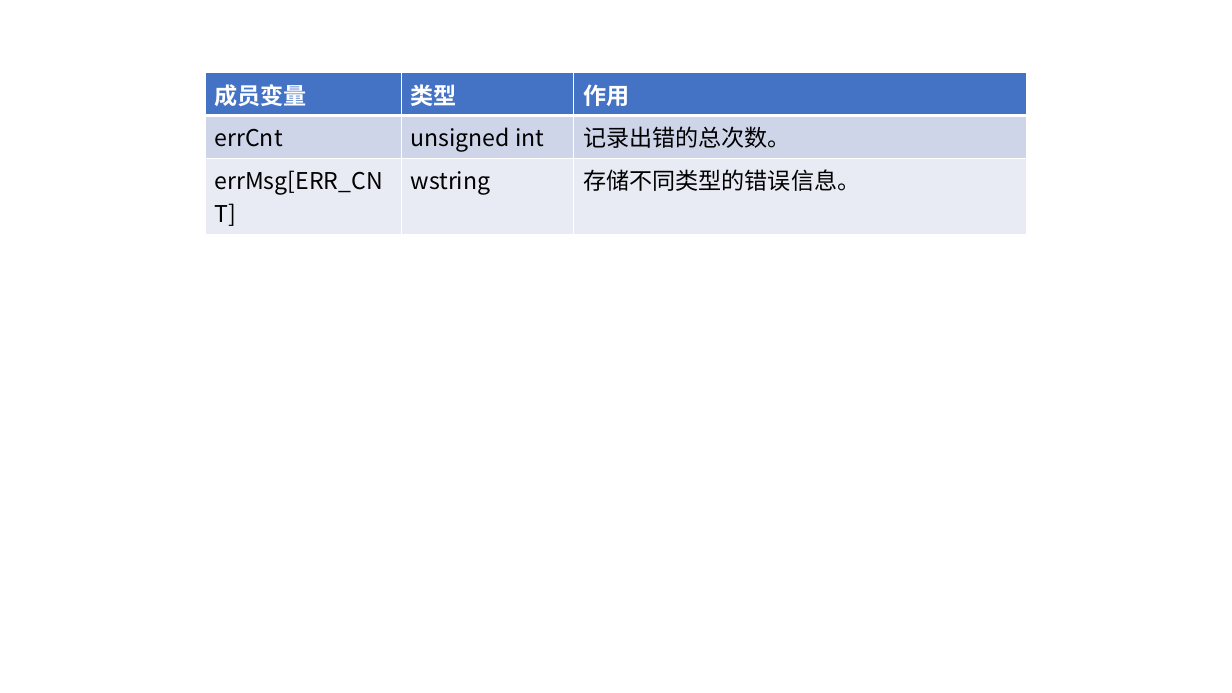
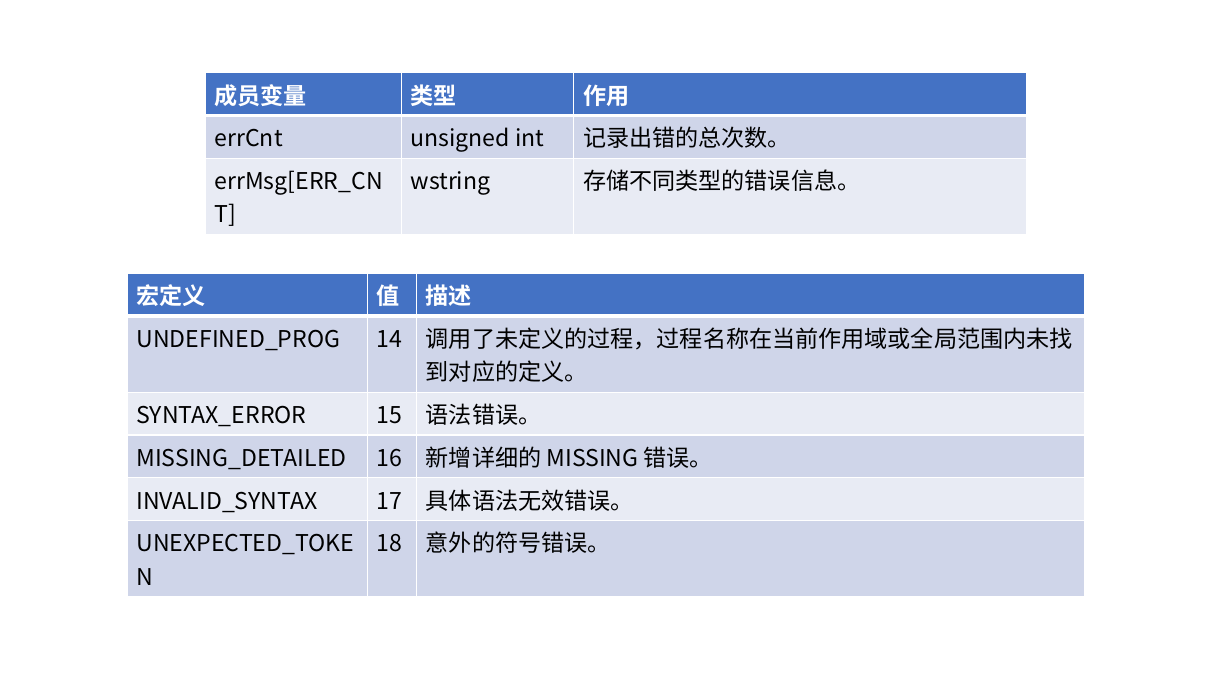
Before and after one commit to 162210107/compiler, a slide deck: slide 5 of docx/画图.pptx. Drawn at 1232x693 pixels with LibreOffice and Linux fonts; fonts in the diff are those of the drawing. Boxes give left, top, right and bottom in pixels: in the first picture for what was removed or moved away, otherwise in the second. Text is boxed around its words. In the diff, an @@ line names an element or a change of style, - is before the commit and + after.

```diff
--- a/docx/画图.pptx
+++ b/docx/画图.pptx
@@ table added at (128, 274, 1085, 559), 6 rows, 3 columns @@
+宏定义 | 值 | 描述
+UNDEFINED_PROG | 14 | 调用了未定义的过程，过程名称在当前作用域或全局范围内未找到对应的定义。
+SYNTAX_ERROR | 15 | 语法错误。
+MISSING_DETAILED | 16 | 新增详细的 MISSING 错误。
+INVALID_SYNTAX | 17 | 具体语法无效错误。
+UNEXPECTED_TOKEN | 18 | 意外的符号错误。
```
Also in this commit, not shown: 3 other slides changed, 13 slides added, 3 slides removed, 4 other files.
